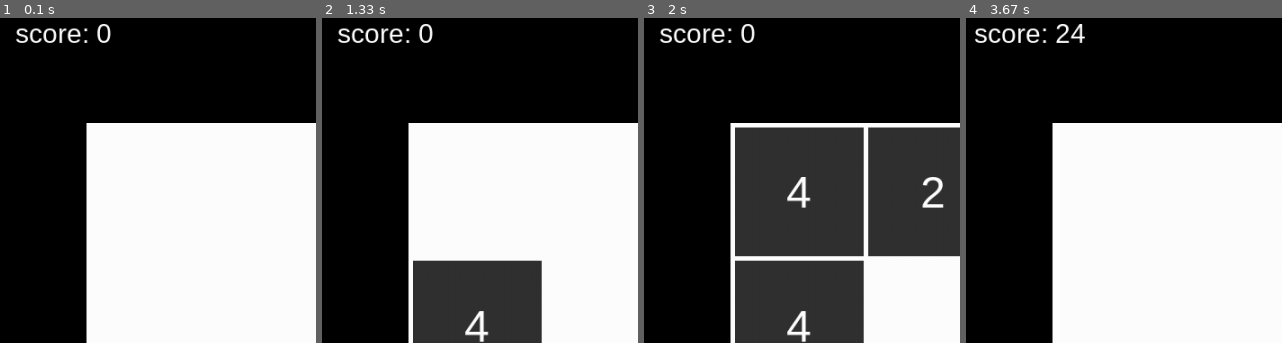
Above: before the commit, frames 1-4 (left to right).
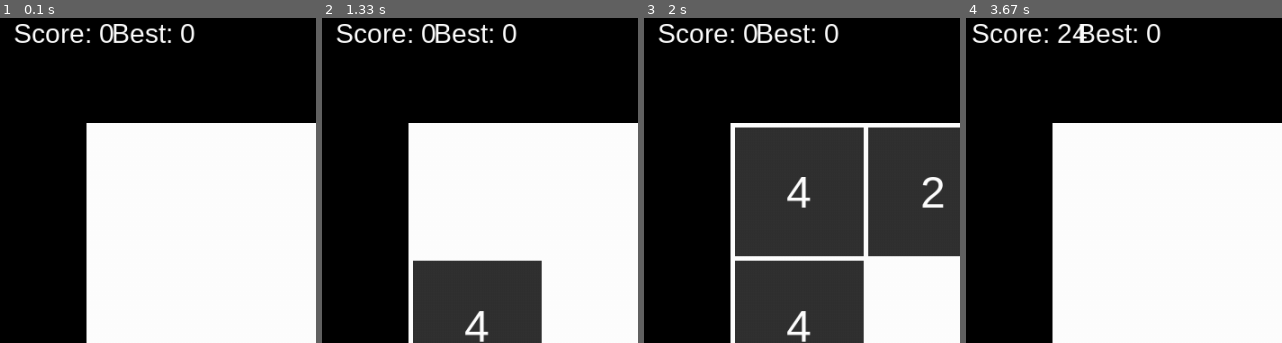
Above: after the commit, the same moments.

Repository: MyCoolDev/Pygame_2048
Game: pygame game, started from main.py
The game is run twice, just before and just after one commit, with the same random seed, the same clock (stepped at 60 frames per second) and the same inputs.
Inputs:
- Up to frame 1 (0.1 s): no input
- Up to frame 2 (1.33 s): hold Right 0.33-0.8 s; hold Up 0.83-1.13 s; hold Right from 1.17 s (still down)
- Up to frame 3 (2 s): release Right at 1.63 s; hold Left from 1.67 s (still down)
- Up to frame 4 (3.67 s): release Left at 2.2 s; hold Down 2.23-2.53 s; hold Left 2.57-2.97 s; hold Up 3-3.37 s; hold Right from 3.4 s (still down)
The pictures show only the part of the screen within x 0-50%, y 0-50%; the shares and areas given below are measured in that part.

The runs differ from the first frame. In frame 1, 1.7% of the frame differs, in the area x 4-62%, y 1-8%; in frame 2, 1.7%; in frame 3, 1.7%; in frame 4, 1.5%.

Commit message:
Best score

Diff:
--- a/GameEngine.py
+++ b/GameEngine.py
@@ -55,6 +55,8 @@
         self.txt2 = "Game Over"
         self.text2 = Text(self.txt2, "Arial", 50, pygame.Vector2(self.screen.get_width() / 2, self.screen.get_height() / 2), (255, 255, 255))
 
+        self.txt3 = "Best: 0"
+        self.text3 = Text(self.txt3, "Arial", 30, pygame.Vector2(200, 100), (255, 255, 255))
     def init_vars(self):
         self.grid = Grid(pygame.Vector2(600), pygame.Vector2((self.screen.get_width() - 600) / 2, (self.screen.get_height() - 600) / 2), (255, 255, 255), (50, 50, 50), 4, 5)
 
@@ -128,10 +130,11 @@
             if self.grid.game_over():
                 print("Game Over")
                 self.state = "game_over"
-            self.grid.update(self.dt, self.events)
-            score = self.grid.get_score()
-            self.txt = "score: " + str(score)
-            self.text.update_text(self.txt)
+            else:
+                self.grid.update(self.dt, self.events)
+                score = self.grid.get_score()
+                self.txt = "Score: " + str(score)
+                self.text.update_text(self.txt)
         elif self.state == "game_over":
             over = self.grid.get_game_over_msg()
             self.txt = str(over)
@@ -144,5 +147,6 @@
         elif self.state == "game":
             self.grid.render(self.screen)
             self.text.render(self.screen)
+            self.text3.render(self.screen)
         elif self.state == "game_over":
             self.text2.render(self.screen)
--- a/config.py
+++ b/config.py
@@ -1,5 +1,14 @@
 import json
+from Grid import Grid
 
 __file = open("config.json", "r")
 config = json.loads(__file.read())
 __file.close()
+
+def set_score(score):
+    config["BestScore"] = score
+    update_json()
+
+def update_json():
+    with open("config.json", "w") as write_file:
+        json.dump(config, write_file)
